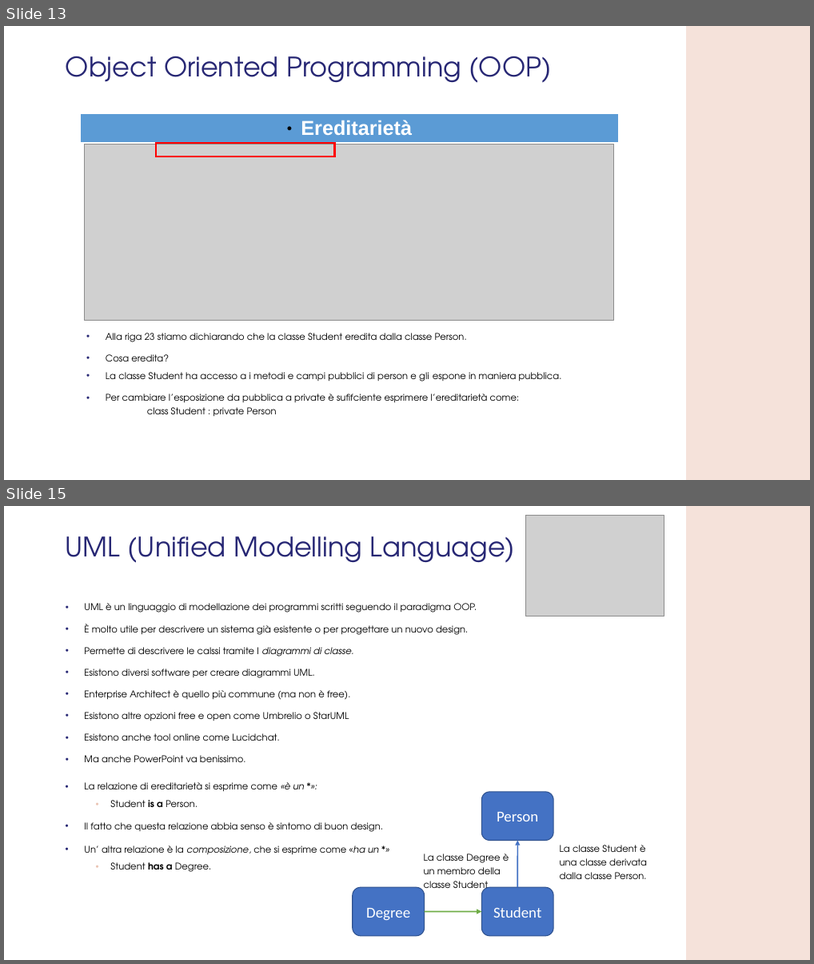
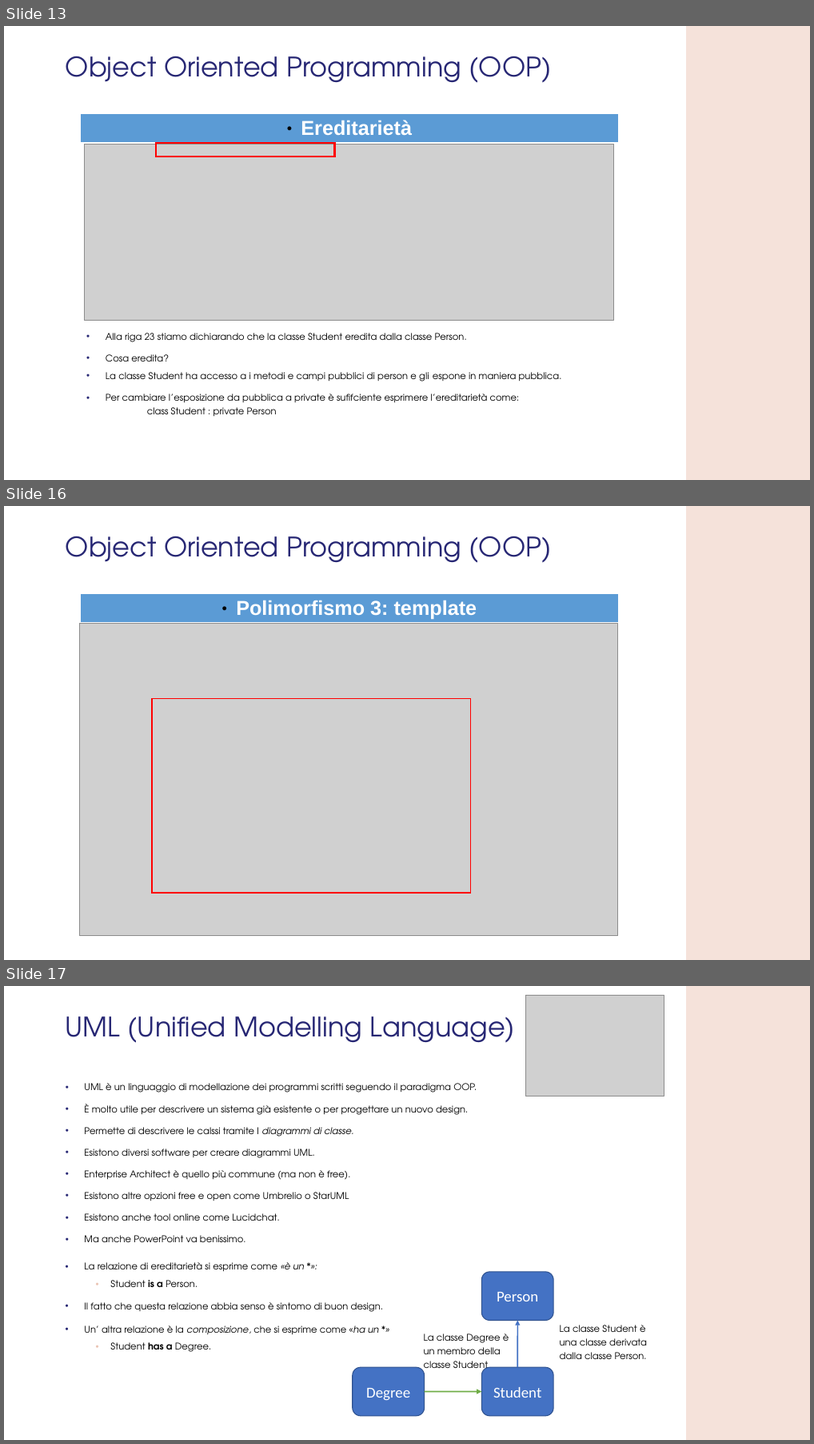
Before and after one commit to GMATZEU42/WS, a slide deck: WS02/WS_2.odp. Shown one above the other, each under a label of ours: slides 13 and 15 before the commit, slides 13, 16 and 17 after it; the slides between them are not shown. The pictures are 814x964 and 814x1444 pixels, drawn with LibreOffice and Linux fonts; fonts in the diff are those of the drawing; grey boxes stand for pictures; background and template pictures are left out. Boxes give left, top, right and bottom in pixels: in the first picture for what was removed or moved away, otherwise in the second. Text is boxed around its words. In the diff, an @@ line names an element or a change of style, - is before the commit and + after.

```diff
--- a/WS02/WS_2.odp
+++ b/WS02/WS_2.odp
@@ slide 16 added at (4,506,810,960), background #FFFFFF; not listed: 1 template element that a slide beside it also shows @@
@@ title added at (66,536,552,563), 32 pt, text #272774 @@
+Object Oriented Programming (OOP)
@@ table added at (81,594,618,622), 1 rows, 1 columns @@
+Polimorfismo 3: template
@@ picture added at (80,623,618,936) @@
@@ freeform shape added at (152,698,471,892), outline #FF0000 1.5 pt @@
@@ what was slide 15 is now slide 17 @@
```
Also in this commit, not shown: 2 slides changed, 1 other slide added, 1 other file.
